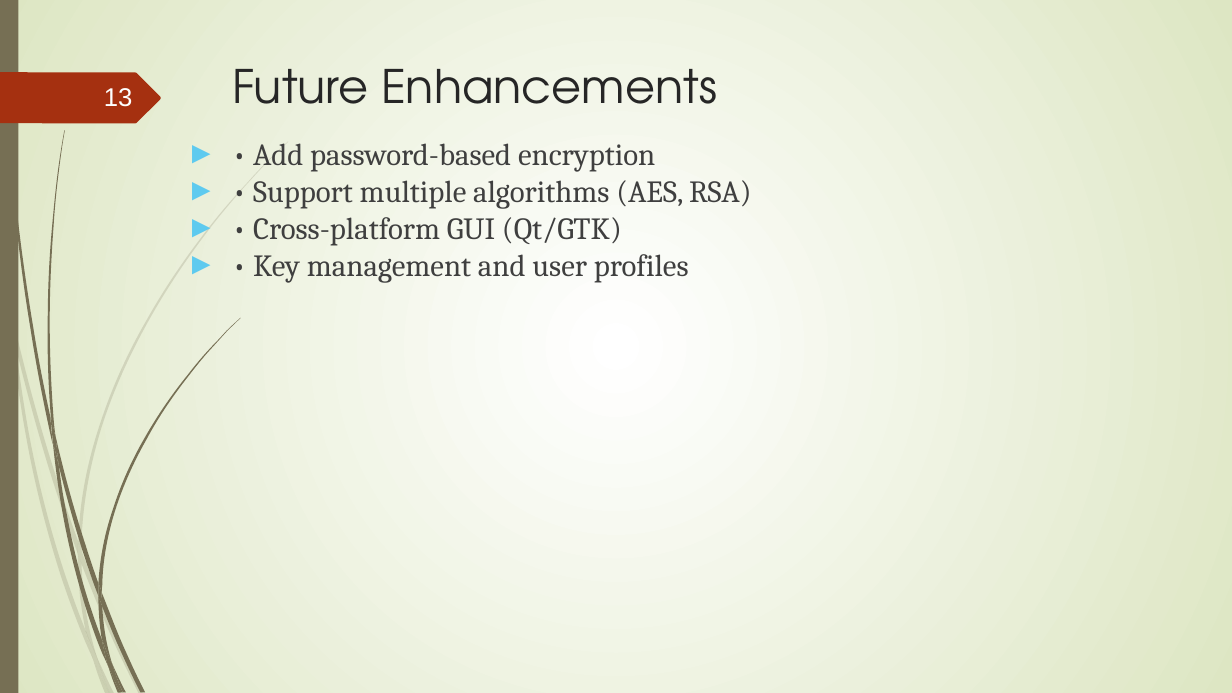
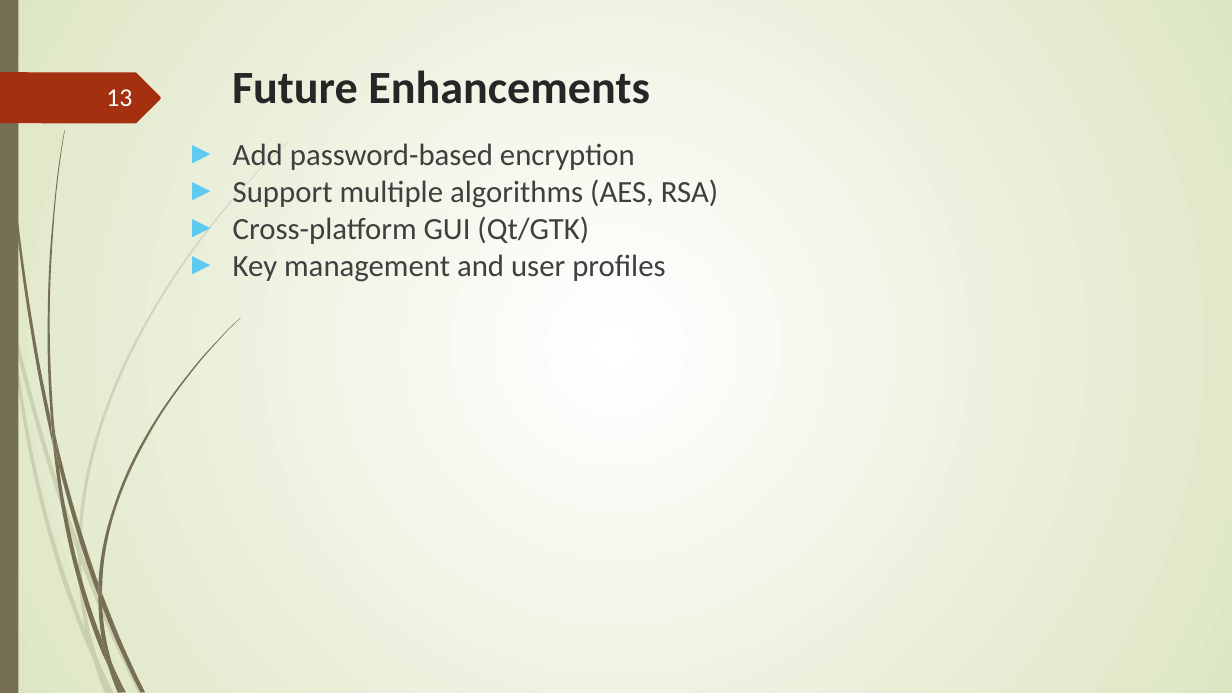
Before and after one commit to salimshre/Encryptor, a slide deck: slide 13 of Documentation/final -File Encryptor In C++.pptx. Drawn at 1232x693 pixels with LibreOffice and Linux fonts; fonts in the diff are those of the drawing. Boxes give left, top, right and bottom in pixels: in the first picture for what was removed or moved away, otherwise in the second. Text is boxed around its words. In the diff, an @@ line names an element or a change of style, - is before the commit and + after.

```diff
--- a/Documentation/final -File Encryptor In C++.pptx
+++ b/Documentation/final -File Encryptor In C++.pptx
@@ title "Future Enhancements" at bbox=[232, 70, 650, 104]: font TeX Gyre Adventor to Calibri, bold on @@
@@ page number at bbox=[106, 89, 132, 106]: font Arial to Calibri @@
@@ text at bbox=[233, 143, 718, 282]: text changed; font Cambria to Calibri @@
-► • Add password-based encryption
-► • Support multiple algorithms (AES, RSA)
-► • Cross-platform GUI (Qt/GTK)
-► • Key management and user profiles
+► Add password-based encryption
+► Support multiple algorithms (AES, RSA)
+► Cross-platform GUI (Qt/GTK)
+► Key management and user profiles
```
Also in this commit, not shown: 7 other slides changed, 3 other files.
